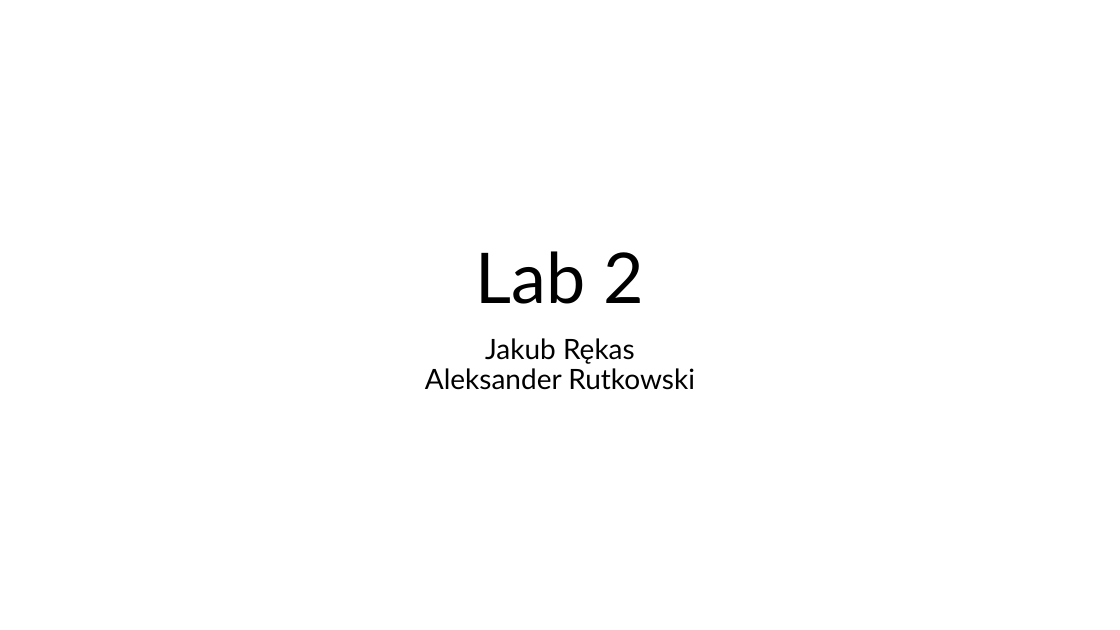
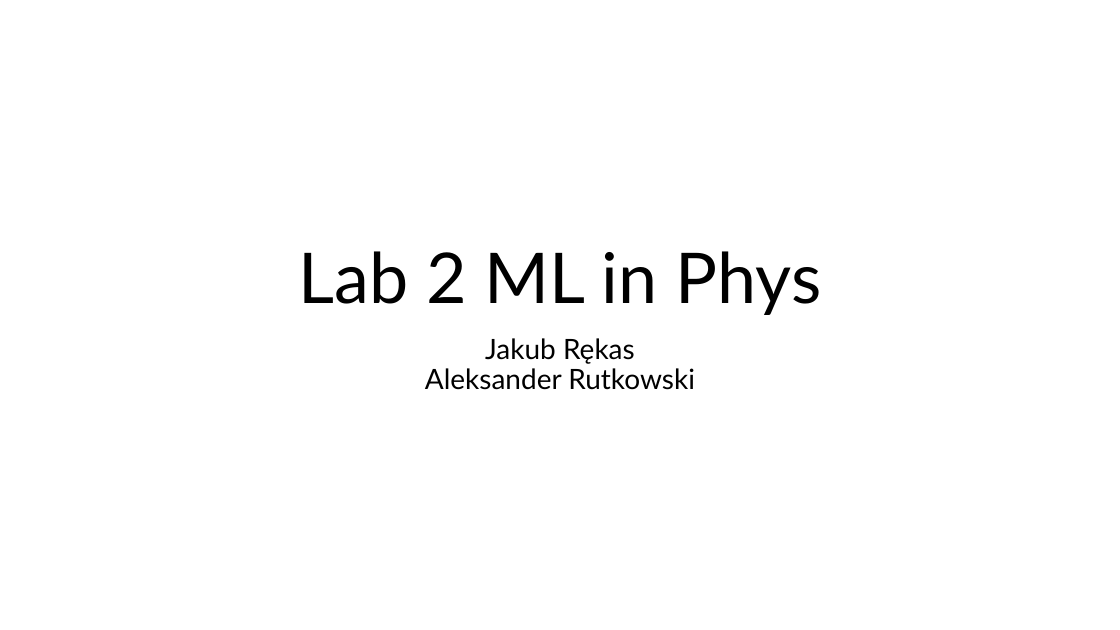
Before and after one commit to aleksanderrut/Lab_ML_in_Phy, a slide deck: slide 1 of Projekt2/Prezentacja.pptx. Drawn at 1120x630 pixels with LibreOffice and Linux fonts; fonts in the diff are those of the drawing. Boxes give left, top, right and bottom in pixels: in the first picture for what was removed or moved away, otherwise in the second. Text is boxed around its words. In the diff, an @@ line names an element or a change of style, - is before the commit and + after.

```diff
--- a/Projekt2/Prezentacja.pptx
+++ b/Projekt2/Prezentacja.pptx
@@ title at [299, 251, 822, 315]: text changed @@
-Lab 2
+Lab 2 ML in Phys
```
Also in this commit, not shown: 2 other slides changed, 27 slides added, 3 other files.
